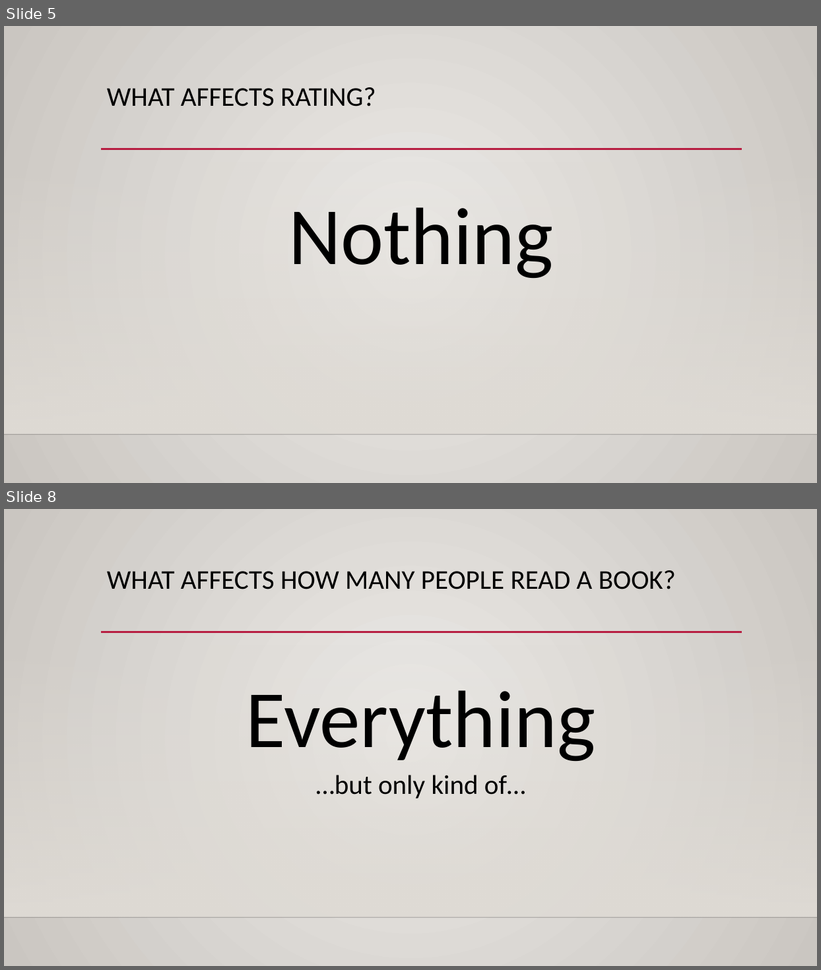
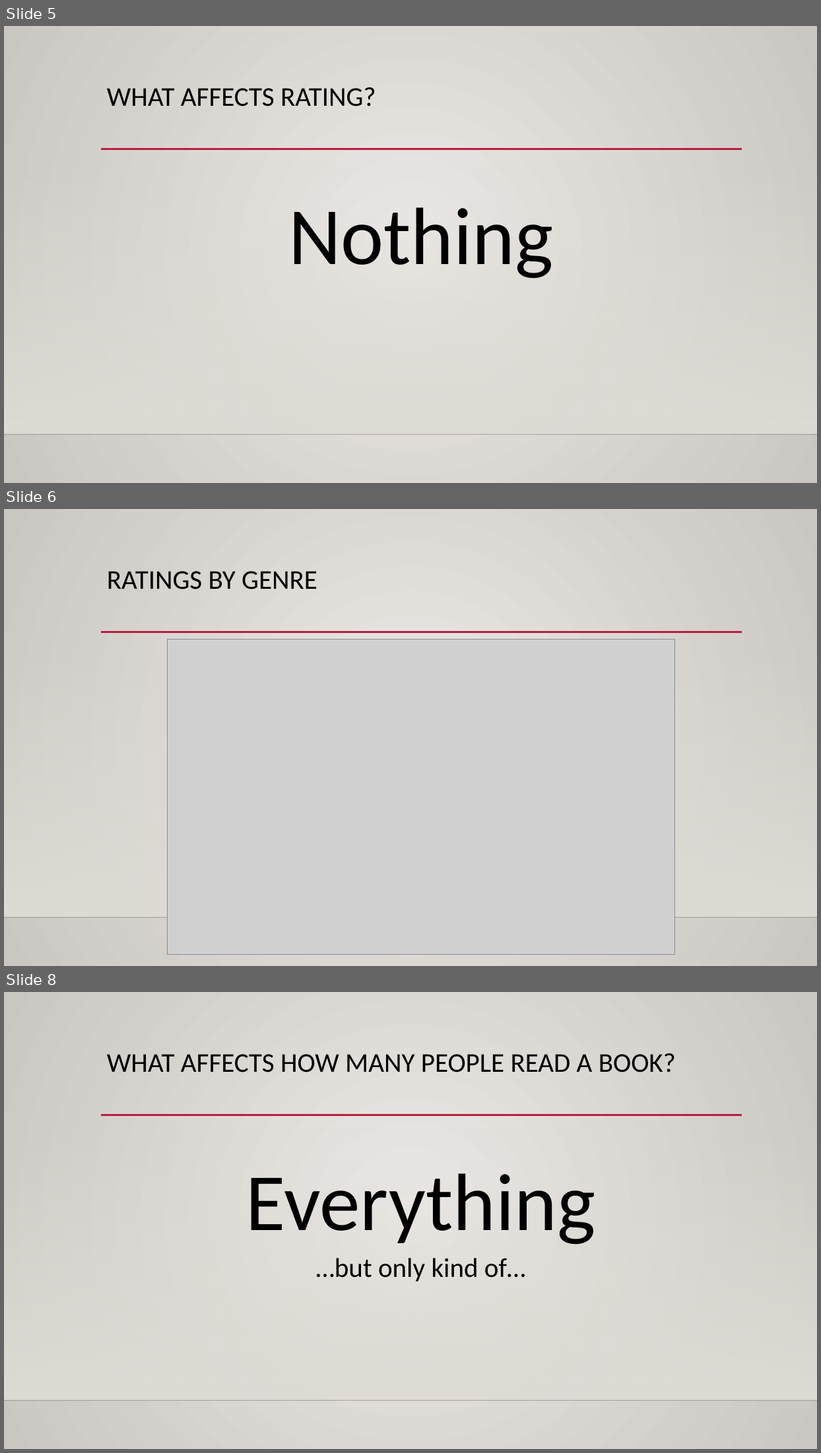
Before and after one commit to benwitte/goodreads, a slide deck: Goodreads_Presentation.pptx. Shown one above the other, each under a label of ours: slides 5 and 8 before the commit, slides 5, 6 and 8 after it; the slides between them are not shown. The pictures are 821x970 and 821x1453 pixels, drawn with LibreOffice and Linux fonts; fonts in the diff are those of the drawing; grey boxes stand for pictures; background and template pictures are left out. Boxes give left, top, right and bottom in pixels: in the first picture for what was removed or moved away, otherwise in the second. Text is boxed around its words. In the diff, an @@ line names an element or a change of style, - is before the commit and + after.

```diff
--- a/Goodreads_Presentation.pptx
+++ b/Goodreads_Presentation.pptx
@@ slide 6 added at [4,509,817,966], background gradient #ECEAE7 to #CAC7C1; not listed: 3 template elements that a slide beside it also shows @@
@@ title added at [107,571,318,590], 32 pt, text #000000 @@
+RATINGS BY GENRE
@@ picture added at [167,640,675,955] @@
```
Also in this commit, not shown: 3 slides changed, 3 other slides added, 3 slides removed, 1 other file.
